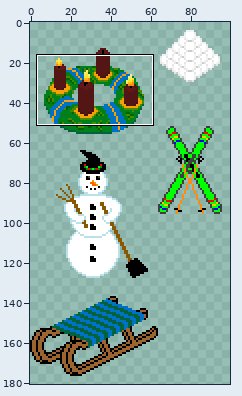
Sprite sheet: Assets/FuerWinter/Winterdeko.png. Above: a wide view before the commit, with the close-up outlined.
Close-up. Earlier state:
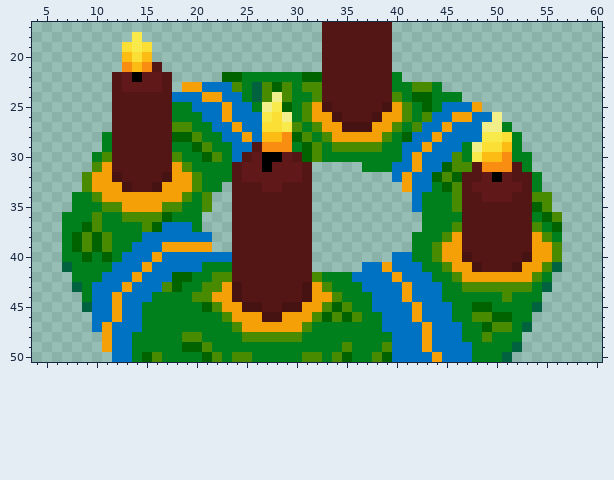
The file is 256x256 pixels. Colours within 5 levels of each other are drawn and written as one. Shown: x 4..60, y 17..50. The wide view leaves out empty margins.
New version:
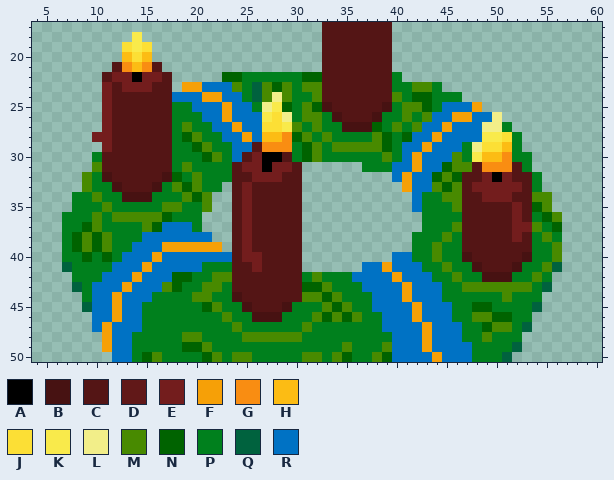
Palette (. is transparent): A #000000  B #471212  C #541515  D #611818  E #731d1d  F #f6a007  G #f98d12  H #fcbc14  J #fcdf35  K #f9ea4b  L #f2ee89  M #488a00  N #006300  P #00801d  Q #00623e  R #0072c4
From old to new:
Changed rows in their new state; - is an unchanged pixel.
first column x 10:
21 --C-------------------------------------------
22 -CEE-EE---------------------------------------
23 -E-EEEC---------------------------------------
24 -E--------------------------------------------
25 -E--------------------N-------P-M-------------
26 -E--------------------MP-----PP---------------
27 -E------P--------------PP---NP----------------
28 EE------P---------------PPPPMN----------------
29 -E---------------------------N----------------
30 -C------P-------E--CP--------M----------------
31 -C------P------EE-EEC.------------------------
32 PBC-----NP-----CEEECC.-----------------E-E----
33 PPBC---PMN-----E-CC--.------------M---EEEEE---
34 -PPBBBPPP-N----E-----.-------------M---EEE----
35 --PPPPP--------E-----.--------------------E---
36 --M------------E-----.--------------------E---
37 ---------------E-----.--------------------EE--
38 ---------------E-----.--------------P-----E-P-
39 ------------F--E-----.-------------PP-------PP
40 ---------------EE----.-------------PP-------PP
41 ----------------E----.--------------PP-----PP-
42 ---------------------P---------------PPBBBPP--
43 -------------PC------NN-----------------------
44 ------------PP-------MMN----------------------
45 -------------PP-C---PPP-----------------------
46 --------------PPB--PPP------------------------
47 ---------------PPPPPP-------------------------
Where, in picture pixels (left, top, right, bottom), the same in both close-ups:
changed: (92, 62, 202, 222)
changed: (212, 102, 422, 332)
changed: (432, 172, 552, 282)
